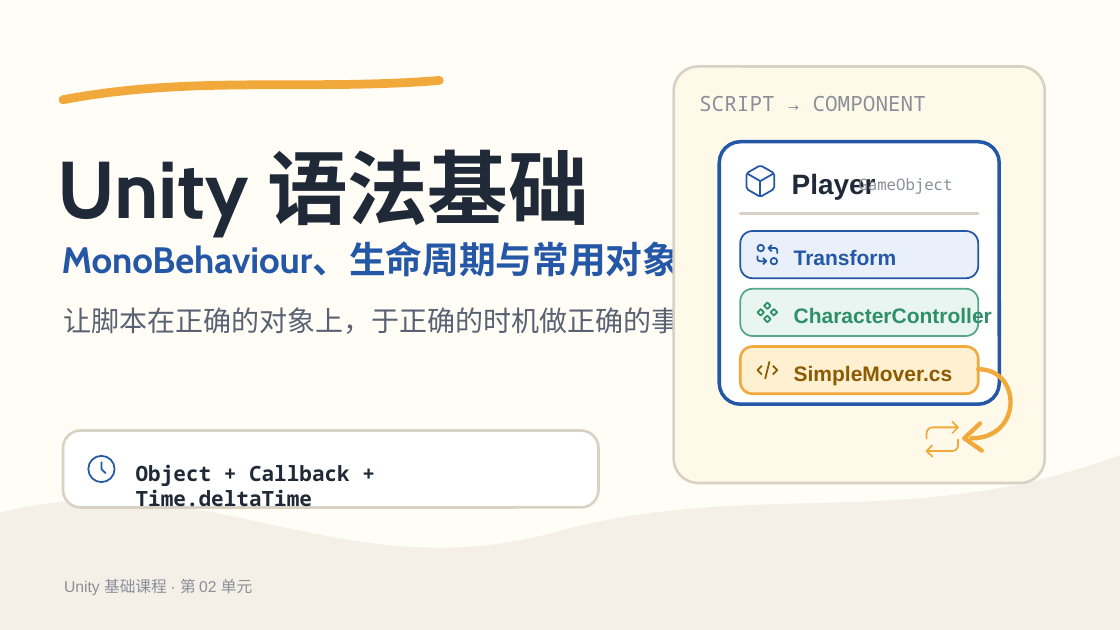
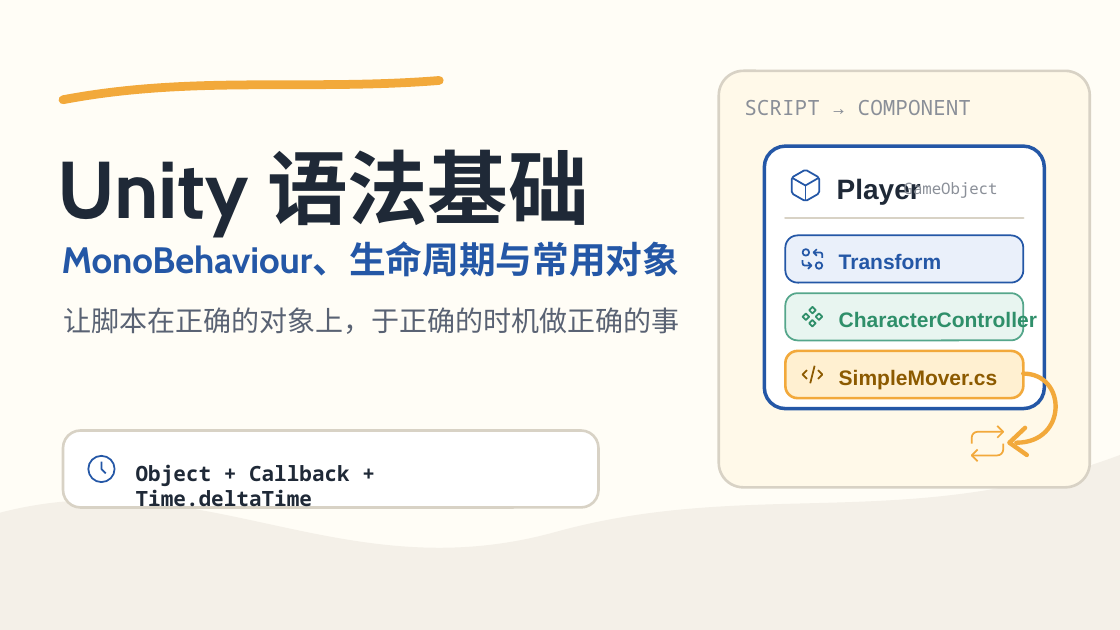
Before and after one commit to hakadao-max/Building, a slide deck: slide 1 of pdf/02_Unity语法基础_MonoBehaviour与常用对象.pptx. Drawn at 1120x630 pixels with LibreOffice and Linux fonts; fonts in the diff are those of the drawing. Boxes give left, top, right and bottom in pixels: in the first picture for what was removed or moved away, otherwise in the second. Text is boxed around its words. In the diff, an @@ line names an element or a change of style, - is before the commit and + after.

```diff
--- a/pdf/02_Unity语法基础_MonoBehaviour与常用对象.pptx
+++ b/pdf/02_Unity语法基础_MonoBehaviour与常用对象.pptx
@@ 20 freeform shapes, 6 texts, 5 rounded rectangles: place and size @@
-20 freeform shapes, 6 texts, 5 rounded rectangles at bbox=[674, 66, 1045, 483]
+20 freeform shapes, 6 texts, 5 rounded rectangles at bbox=[719, 71, 1091, 487]
@@ text removed at bbox=[64, 579, 252, 595] @@
-Unity 基础课程 · 第 02 单元
```
Also in this commit, not shown: 12 other slides changed, 11 other files.
